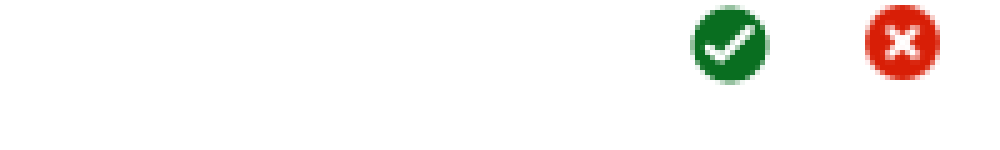
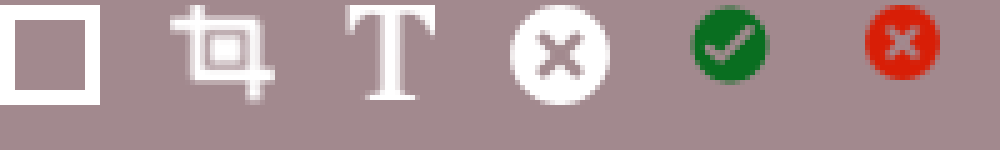
The second w=1000, h=150 image is a revision of the first. Changes to its layers:
showed "图层 1" over [0,0,1000,150]
